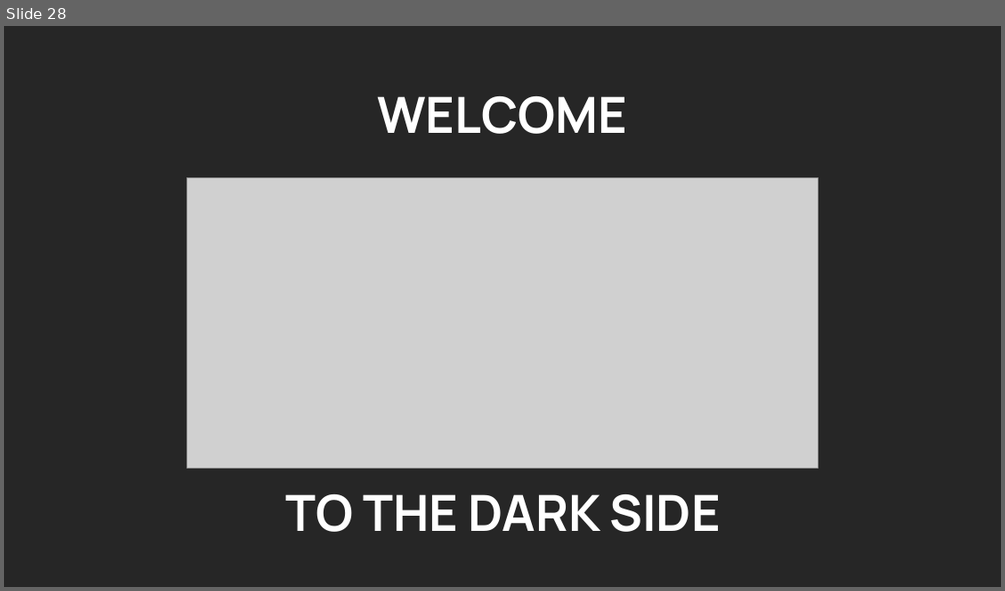
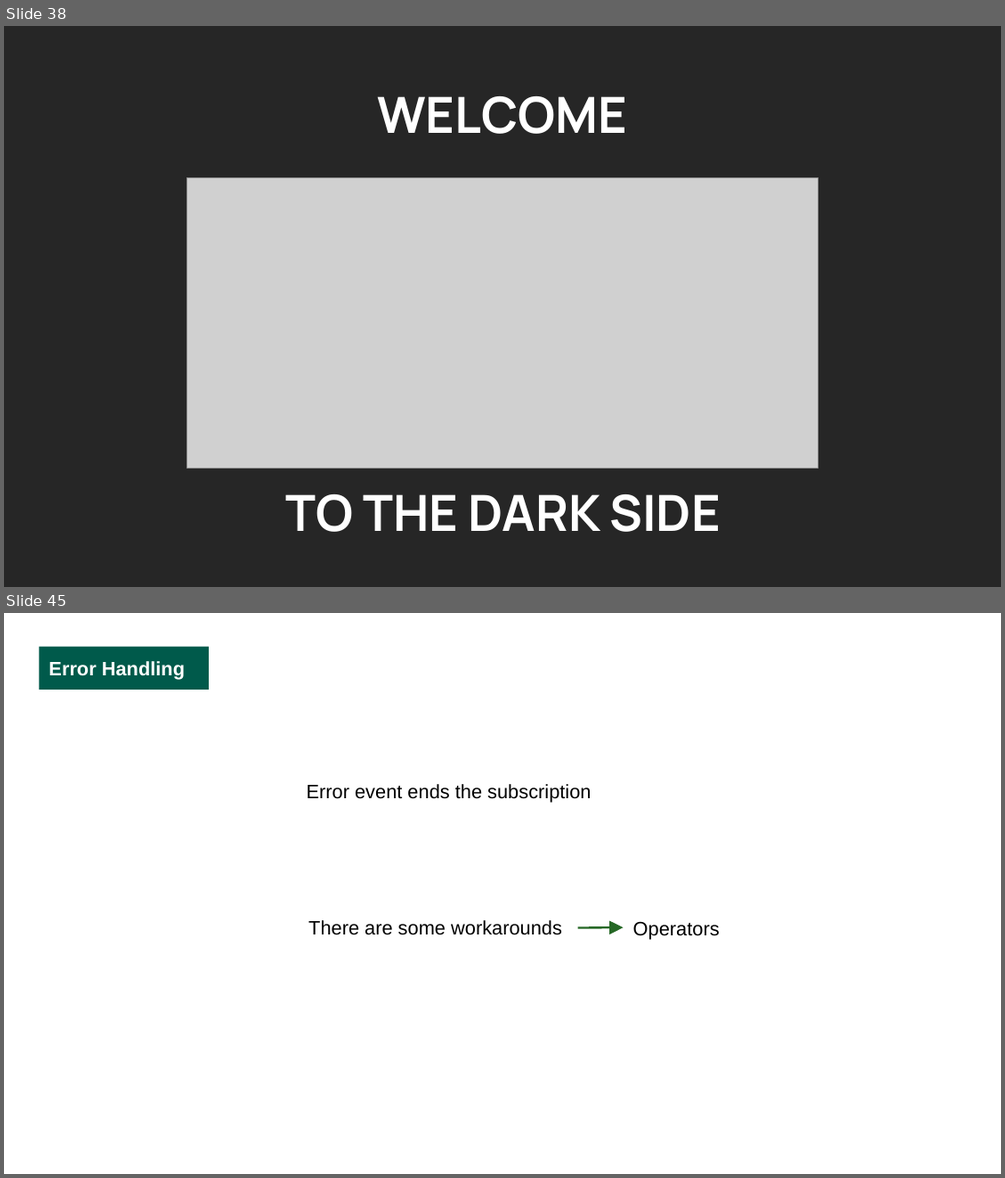
Before and after one commit to luciapayo/DroidconPresentation, a slide deck: Presentation/DroidconRx.potx.pptx. Shown one above the other, each under a label of ours: slide 28 before the commit, slides 38 and 45 after it; the slides between them are not shown. The pictures are 1005x591 and 1005x1178 pixels, drawn with LibreOffice and Linux fonts; fonts in the diff are those of the drawing; grey boxes stand for pictures; background and template pictures are left out. Boxes give left, top, right and bottom in pixels: in the first picture for what was removed or moved away, otherwise in the second. Text is boxed around its words. In the diff, an @@ line names an element or a change of style, - is before the commit and + after.

```diff
--- a/Presentation/DroidconRx.potx.pptx
+++ b/Presentation/DroidconRx.potx.pptx
@@ slide 45 added at <box>4,613,1001,1174</box>, background picture (left out) @@
@@ rectangle added at <box>39,647,209,690</box>, fill #005A4B, 14 pt, text #FFFFFF, bold @@
+Error Handling
@@ text added at <box>307,784,591,803</box>, 14 pt, text #000000 @@
+Error event ends the subscription
@@ text added at <box>308,920,562,935</box>, 14 pt, text #000000 @@
+There are some workarounds
@@ arrow added from (577, 928) to (623, 927), #266826 1.5 pt @@
@@ text added at <box>633,921,720,939</box>, 14 pt, text #000000 @@
+Operators
@@ what was slide 28 is now slide 38 @@
```
Also in this commit, not shown: 16 slides changed, 37 other slides added, 9 slides removed, 6 other files.
